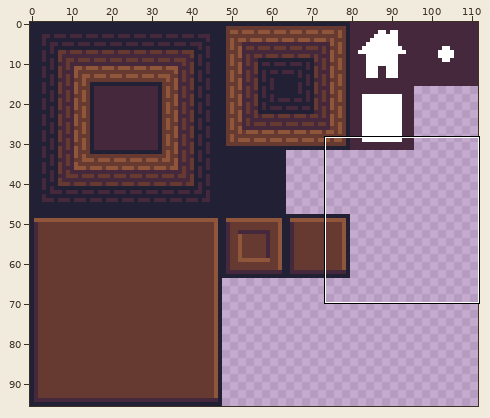
Pixel-art file, stored at Assets/Sprites/Placeholders/roomtiles.ase. Above: a wide view before the commit, with the close-up outlined.
Close-up. First the earlier version:
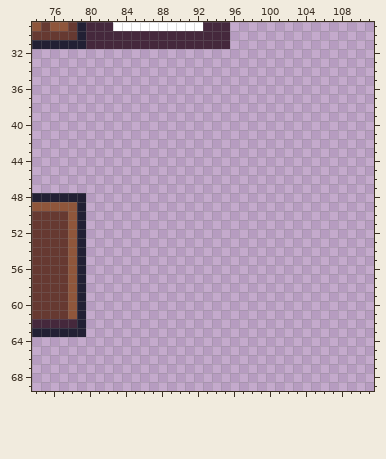
112x96 pixels, 1 frame. Shown: x 74..111, y 29..69.
New version:
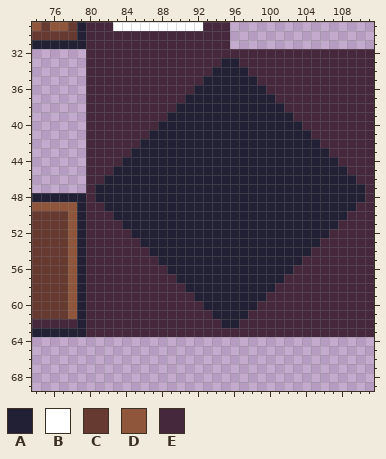
Palette (. is transparent): A #222034  B #ffffff  C #663931  D #8f563b  E #45283c
Difference:
y 32: x 80..111 ................................ -> EEEEEEEEEEEEEEEEEEEEEEEEEEEEEEEE
y 33: x 80..111 ................................ -> EEEEEEEEEEEEEEEAAEEEEEEEEEEEEEEE
y 34: x 80..111 ................................ -> EEEEEEEEEEEEEEAAAAEEEEEEEEEEEEEE
y 35: x 80..111 ................................ -> EEEEEEEEEEEEEAAAAAAEEEEEEEEEEEEE
y 36: x 80..111 ................................ -> EEEEEEEEEEEEAAAAAAAAEEEEEEEEEEEE
y 37: x 80..111 ................................ -> EEEEEEEEEEEAAAAAAAAAAEEEEEEEEEEE
y 38: x 80..111 ................................ -> EEEEEEEEEEAAAAAAAAAAAAEEEEEEEEEE
y 39: x 80..111 ................................ -> EEEEEEEEEAAAAAAAAAAAAAAEEEEEEEEE
y 40: x 80..111 ................................ -> EEEEEEEEAAAAAAAAAAAAAAAAEEEEEEEE
y 41: x 80..111 ................................ -> EEEEEEEAAAAAAAAAAAAAAAAAAEEEEEEE
y 42: x 80..111 ................................ -> EEEEEEAAAAAAAAAAAAAAAAAAAAEEEEEE
y 43: x 80..111 ................................ -> EEEEEAAAAAAAAAAAAAAAAAAAAAAEEEEE
y 44: x 80..111 ................................ -> EEEEAAAAAAAAAAAAAAAAAAAAAAAAEEEE
y 45: x 80..111 ................................ -> EEEAAAAAAAAAAAAAAAAAAAAAAAAAAEEE
y 46: x 80..111 ................................ -> EEAAAAAAAAAAAAAAAAAAAAAAAAAAAAEE
y 47..48: x 80..111 ................................ -> EAAAAAAAAAAAAAAAAAAAAAAAAAAAAAAE
y 49: x 80..111 ................................ -> EEAAAAAAAAAAAAAAAAAAAAAAAAAAAAEE
y 50: x 80..111 ................................ -> EEEAAAAAAAAAAAAAAAAAAAAAAAAAAEEE
y 51: x 80..111 ................................ -> EEEEAAAAAAAAAAAAAAAAAAAAAAAAEEEE
y 52: x 80..111 ................................ -> EEEEEAAAAAAAAAAAAAAAAAAAAAAEEEEE
y 53: x 80..111 ................................ -> EEEEEEAAAAAAAAAAAAAAAAAAAAEEEEEE
y 54: x 80..111 ................................ -> EEEEEEEAAAAAAAAAAAAAAAAAAEEEEEEE
y 55: x 80..111 ................................ -> EEEEEEEEAAAAAAAAAAAAAAAAEEEEEEEE
y 56: x 80..111 ................................ -> EEEEEEEEEAAAAAAAAAAAAAAEEEEEEEEE
y 57: x 80..111 ................................ -> EEEEEEEEEEAAAAAAAAAAAAEEEEEEEEEE
y 58: x 80..111 ................................ -> EEEEEEEEEEEAAAAAAAAAAEEEEEEEEEEE
y 59: x 80..111 ................................ -> EEEEEEEEEEEEAAAAAAAAEEEEEEEEEEEE
y 60: x 80..111 ................................ -> EEEEEEEEEEEEEAAAAAAEEEEEEEEEEEEE
y 61: x 80..111 ................................ -> EEEEEEEEEEEEEEAAAAEEEEEEEEEEEEEE
y 62: x 80..111 ................................ -> EEEEEEEEEEEEEEEAAEEEEEEEEEEEEEEE
y 63: x 80..111 ................................ -> EEEEEEEEEEEEEEEEEEEEEEEEEEEEEEEE
Boxes around the changes in both close-ups, in picture pixels (x1, y1, x2, y2):
added: (86, 49, 374, 337)
